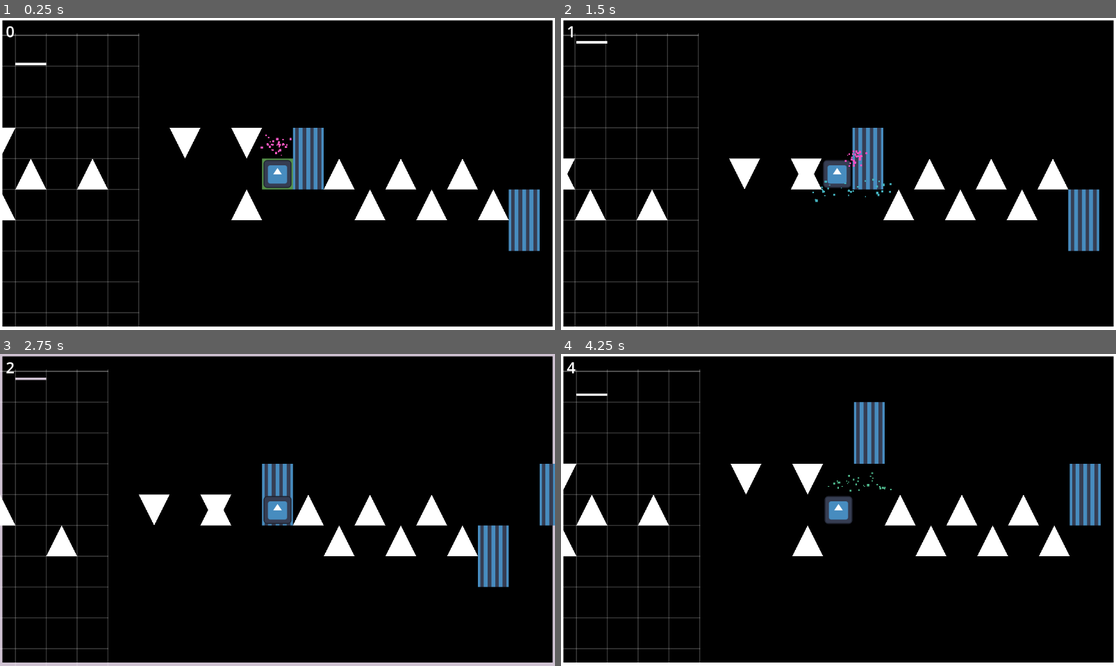
Above: before the commit, frames 1-4 (two rows, left to right).
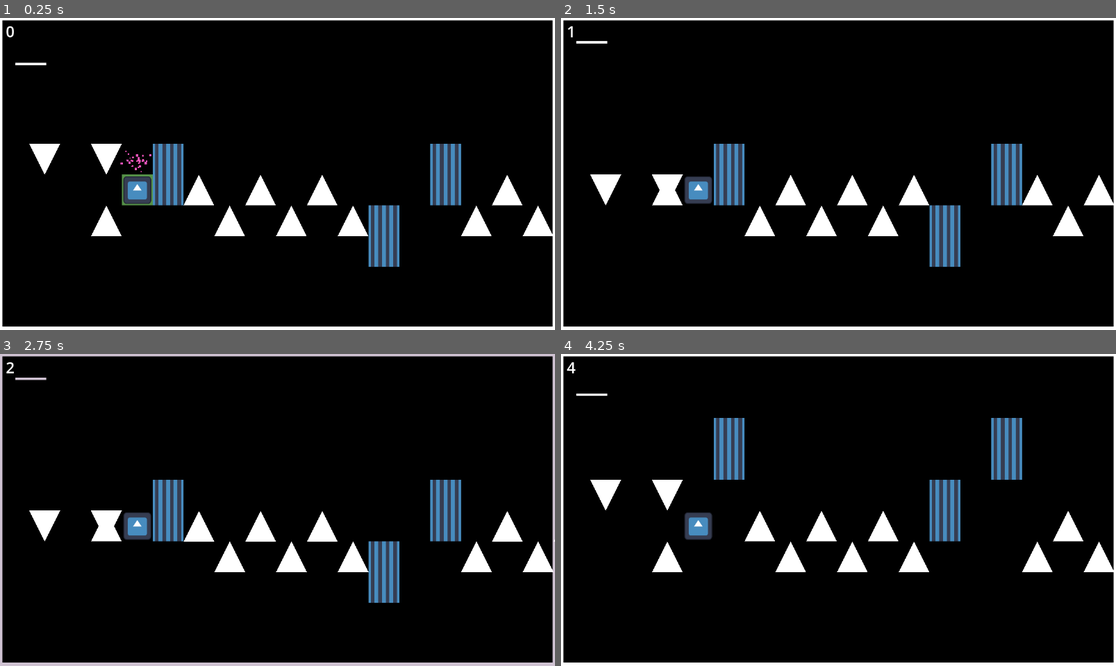
Above: after the commit, the same moments.

Repository: pradoh97/square-jam
Game: Godot game, scene res://levels/test_level/test_level.tscn
The game is run twice, just before and just after one commit, with the same random seed, the same clock (stepped at 60 frames per second) and the same inputs. The engine's default icon, where the game draws it, is replaced by a stand-in: a white triangle on a blue panel in a dark square.
Inputs:
- Up to frame 1 (0.25 s): no input
- Up to frame 2 (1.5 s): tap D (move) at 0.6, 1.35 s
- Up to frame 3 (2.75 s): tap D (move) at 2.1 s
- Up to frame 4 (4.25 s): tap D (move) at 2.85, 3.6 s

The runs differ from the first frame. In frame 1, 14% of the frame differs, in the area x 0-100%, y 4-99%; in frame 2, 13%; in frame 3, 13%; in frame 4, 14%.

Commit message:
Disable physics process before level start

Diff:
--- a/player/player.gd
+++ b/player/player.gd
@@ -10,6 +10,8 @@
 
 func _ready():
 	respawn_position = global_position
+	set_physics_process(false)
+
 
 func _physics_process(delta):
 	if Input.is_action_just_pressed("move") and not is_moving:
@@ -33,3 +35,6 @@
 	particles.global_position = $CPUParticles2D.global_position
 	global_position = respawn_position
 	particles.emitting = true
+
+func _on_blacks_timeout():
+	set_physics_process(true)
--- a/player/player.tscn
+++ b/player/player.tscn
@@ -42,5 +42,6 @@
 hue_variation_max = 1.0
 
 [node name="Camera2D" type="Camera2D" parent="."]
+position = Vector2(582, -67)
 position_smoothing_enabled = true
 position_smoothing_speed = 10.0
